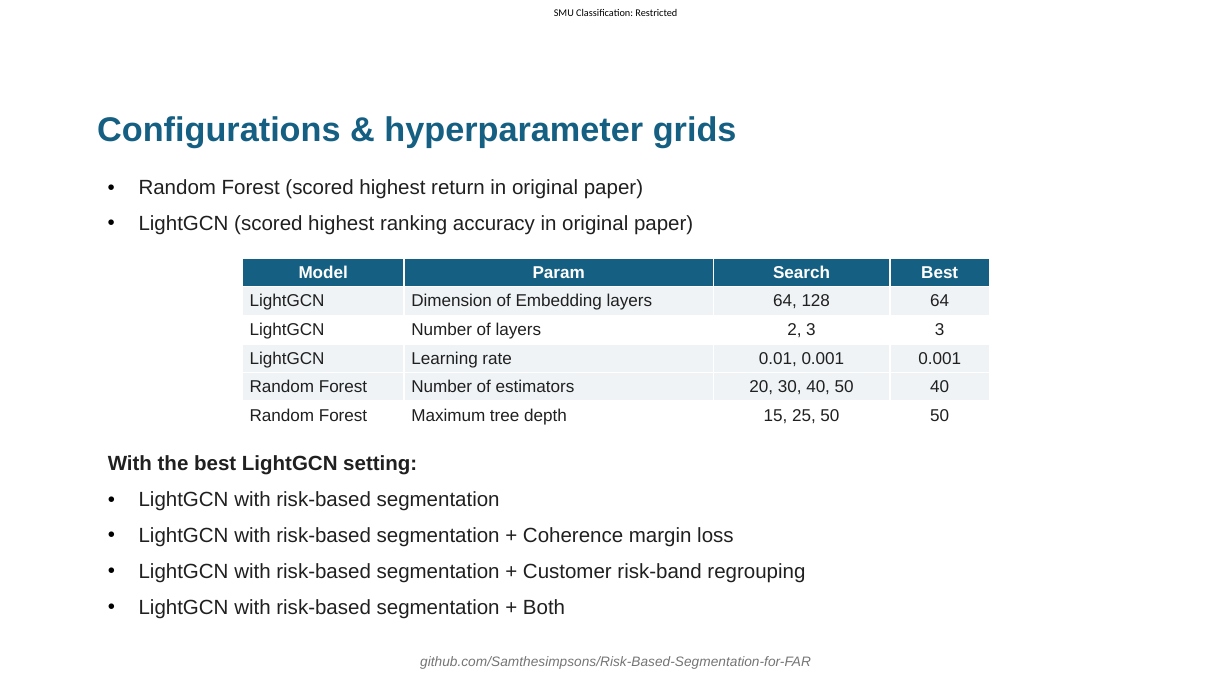
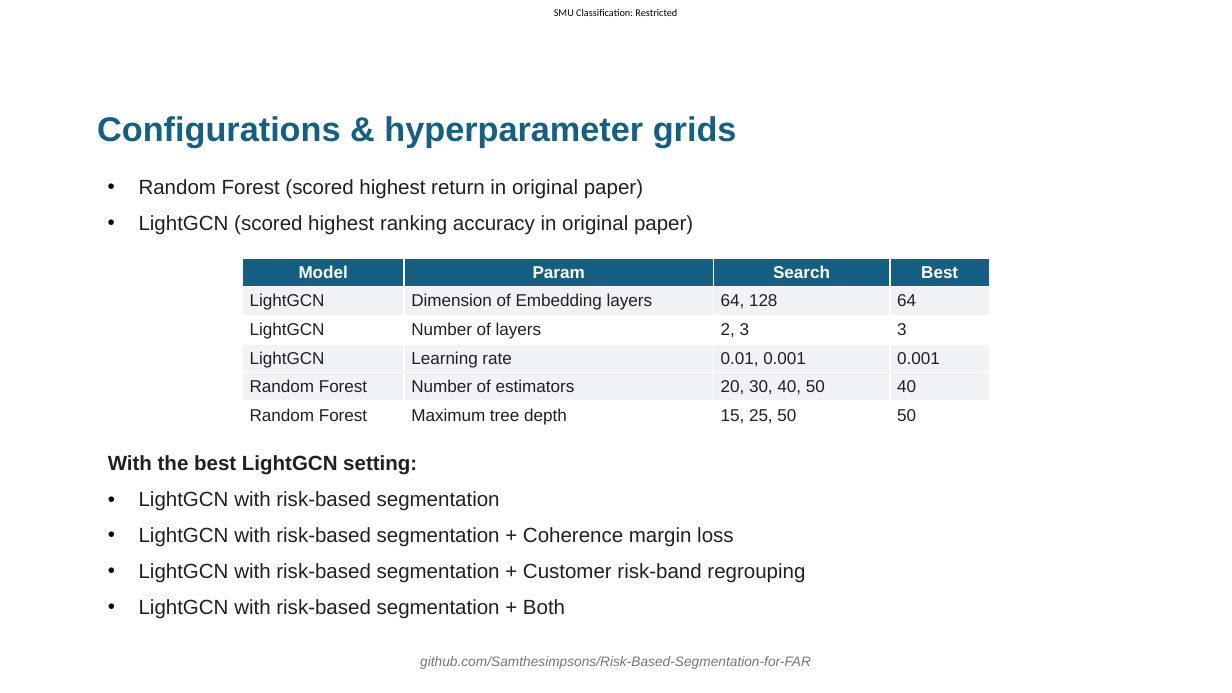
Before and after one commit to Samthesimpsons/Risk-Based-Segmentation-for-FAR, a slide deck: slide 22 of thesis/slides_draft_2/slides.pptx. Drawn at 1232x693 pixels with LibreOffice and Linux fonts; fonts in the diff are those of the drawing; background and template pictures are left out. Boxes give left, top, right and bottom in pixels: in the first picture for what was removed or moved away, otherwise in the second. Text is boxed around its words. In the diff, an @@ line names an element or a change of style, - is before the commit and + after.

```diff
--- a/thesis/slides_draft_2/slides.pptx
+++ b/thesis/slides_draft_2/slides.pptx
@@ table at bbox=[243, 259, 989, 430] @@
@@ alignment centre to left @@
```
Also in this commit, not shown: 23 other slides changed.
